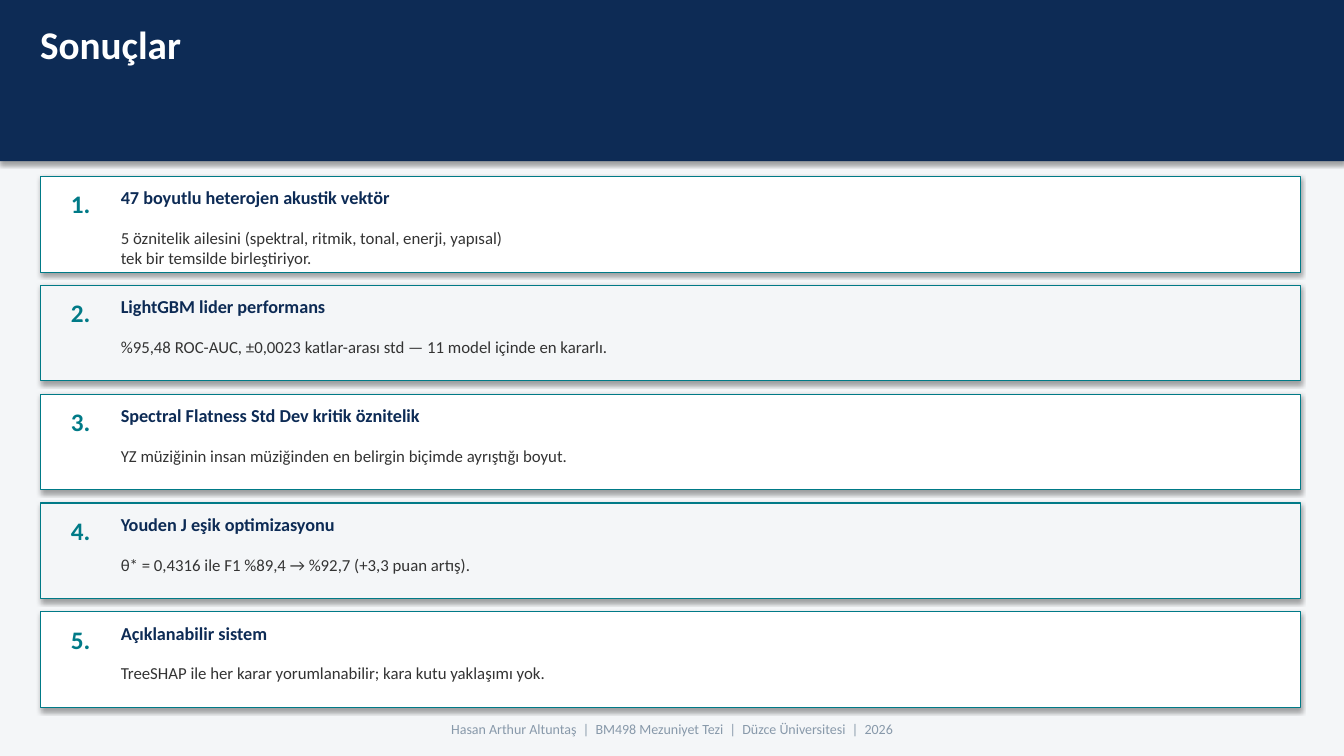
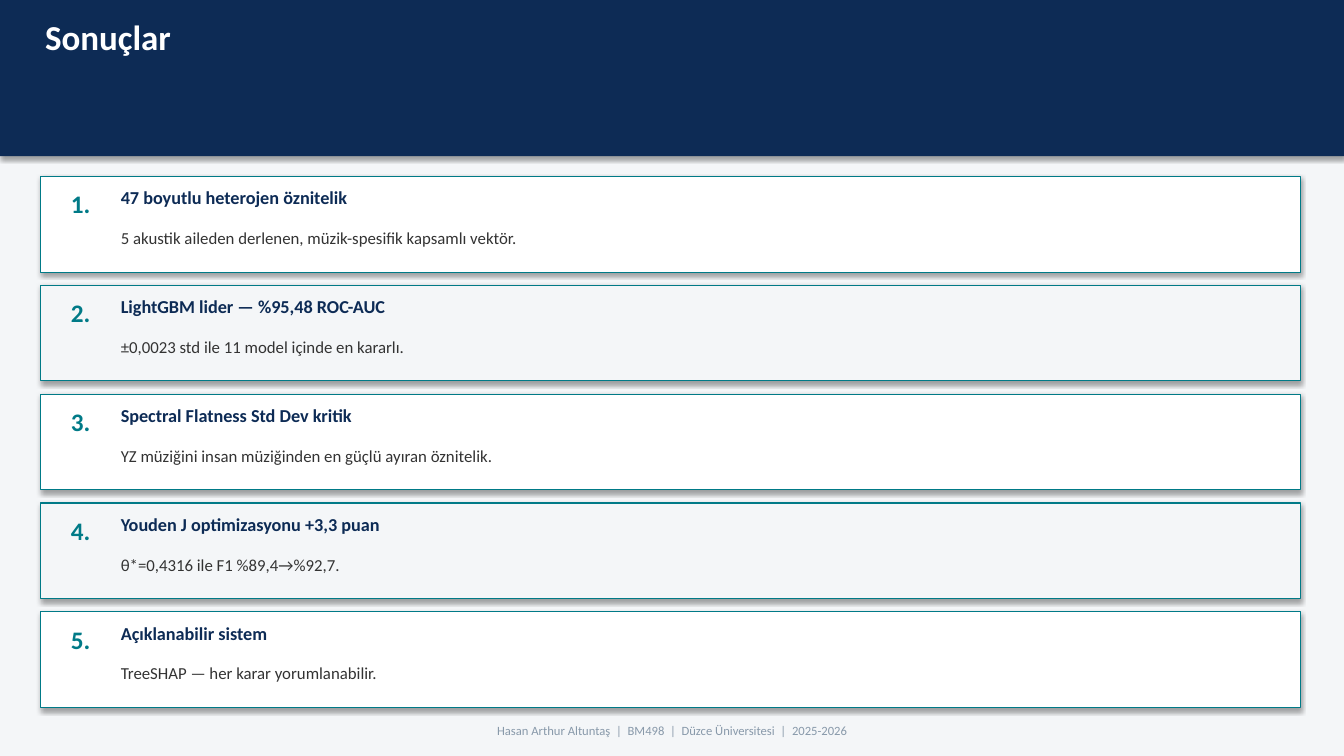
Before and after one commit to Rtur2003/CrownCode, a slide deck: slide 14 of docs/academic/TeslimEdilecekler/Sunumlar/05_Final_Savunma_Sunumu.pptx (slide 18 before the commit). Drawn at 1344x756 pixels with LibreOffice and Linux fonts; fonts in the diff are those of the drawing. Boxes give left, top, right and bottom in pixels: in the first picture for what was removed or moved away, otherwise in the second. Text is boxed around its words. In the diff, an @@ line names an element or a change of style, - is before the commit and + after.

```diff
--- a/docs/academic/TeslimEdilecekler/Sunumlar/05_Final_Savunma_Sunumu.pptx
+++ b/docs/academic/TeslimEdilecekler/Sunumlar/05_Final_Savunma_Sunumu.pptx
@@ rectangle: place and size @@
-rectangle at (0,0,1344,161)
+rectangle at (0,0,1344,156)
@@ text "Sonuçlar" at (45,25,171,56): size 28 to 25 pt @@
@@ text at (121,191,347,207): text changed @@
-47 boyutlu heterojen akustik vektör
+47 boyutlu heterojen öznitelik
@@ text at (121,232,516,247): text changed @@
-5 öznitelik ailesini (spektral, ritmik, tonal, enerji, yapısal)
-tek bir temsilde birleştiriyor.
+5 akustik aileden derlenen, müzik-spesifik kapsamlı vektör.
@@ text at (121,300,385,316): text changed @@
-LightGBM lider performans
+LightGBM lider — %95,48 ROC-AUC
@@ text at (121,341,404,356): text changed @@
-%95,48 ROC-AUC, ±0,0023 katlar-arası std — 11 model içinde en kararlı.
+±0,0023 std ile 11 model içinde en kararlı.
@@ text at (121,409,352,425): text changed @@
-Spectral Flatness Std Dev kritik öznitelik
+Spectral Flatness Std Dev kritik
@@ text at (121,450,492,465): text changed @@
-YZ müziğinin insan müziğinden en belirgin biçimde ayrıştığı boyut.
+YZ müziğini insan müziğinden en güçlü ayıran öznitelik.
@@ text at (121,518,379,534): text changed @@
-Youden J eşik optimizasyonu
+Youden J optimizasyonu +3,3 puan
@@ text at (121,559,340,573): text changed @@
-θ* = 0,4316 ile F1 %89,4 → %92,7 (+3,3 puan artış).
+θ*=0,4316 ile F1 %89,4→%92,7.
@@ text at (121,667,377,682): text changed @@
-TreeSHAP ile her karar yorumlanabilir; kara kutu yaklaşımı yok.
+TreeSHAP — her karar yorumlanabilir.
@@ text at (497,725,847,737): text changed; size 10 to 9 pt @@
-Hasan Arthur Altuntaş | BM498 Mezuniyet Tezi | Düzce Üniversitesi | 2026
+Hasan Arthur Altuntaş | BM498 | Düzce Üniversitesi | 2025-2026
```
Also in this commit, not shown: 14 other slides changed, 2 slides added, 5 slides removed, 6 other files.
